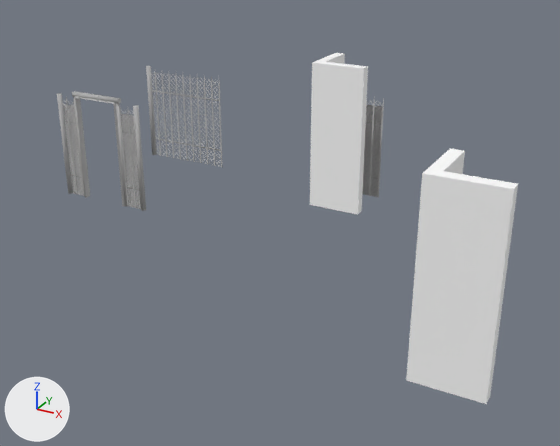
A saved change to the Blender file LibBuilding.blend.
Camera for both pictures: a 50 mm camera at (6.66, -14.69, 6.22) aimed at (0.21, -2.95, 0.36). Arrows for +X, +Y and +Z are at lower left; the lights stay in place. The same objects are shown in both versions, whatever each file hides.

The first picture shows 'Fence1Mesh', 'Fence2Mesh', 'FenceCorner1Mesh', 'FenceCorner2Collision', 'FenceDoor1Mesh', 'FenceDoor2Collision', 'FenceDoor2Mesh', 'WallCorner2', 'WallCorner3'.
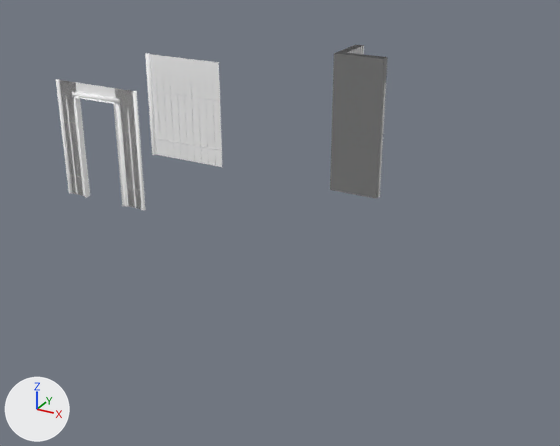
What changed in the scene script:
```text
Change me_fence1mesh:
    used by ob_fence1mesh; parent = ob_fence1; location = (-0.0247, 0.0, 1.099)
    remove me_fence1mesh.from_pydata(...)  # 316 vertices, 83 faces; spans x -1.05..1.05, y -0.07..0.07, z -1.1..1.1
    remove me_fence1mesh.materials.append(mat_metal)  # grey #b9b9b9
    add me_fence1mesh.from_pydata(...)  # 12 vertices, 6 faces; spans x -1.04..1.04, y -0.07..0.07, z -1.25..1.25
    me_fence1mesh part 1: the loose piece of 8 vertices spanning x -1.05..-0.9, y -0.07..0.07, z -1.1..1.1 is rebuilt with 8 vertices and now spans x -1.04..-0.89, y -0.07..0.07, z -1.25..1.25, in mat_metal1 (white #ffffff)
    me_fence1mesh part 2: the loose piece of 4 vertices spanning x -0.38..1.04, y 0.0, z -0.48..0.99 is rebuilt with 4 vertices and now spans x -0.96..1.04, y 0.0, z -1.25..1.25, in mat_fence1 (white #ffffff)
    me_fence1mesh part 3: 76 loose pieces with 304 vertices, spanning x -1.0..1.05, y 0.0, z -1.1..1.0, are deleted
    me_fence1mesh part 4: the surface is now shaded smooth
    add me_fence1mesh.materials.append(mat_metal1)  # white #ffffff
    add me_fence1mesh.materials.append(mat_fence1)  # white #ffffff
Change me_fencecorner1mesh:
    used by ob_fencecorner1mesh; parent = ob_fencecorner1; location = (0.509, 0.471, 1.099)
    remove me_fencecorner1mesh.from_pydata(...)  # 404 vertices, 129 faces; spans x -0.58..0.51, y -0.52..0.6, z -1.1..1.1
    remove me_fencecorner1mesh.materials.append(mat_metal)  # grey #b9b9b9
    add me_fencecorner1mesh.from_pydata(...)  # 26 vertices, 13 faces; spans x -0.58..0.53, y -0.52..0.6, z -1.1..1.4
    me_fencecorner1mesh part 5: the loose piece of 6 vertices spanning x -0.51..0.43, y -0.47..0.53, z -1.1..0.92 is rebuilt with 6 vertices and now spans x -0.51..0.53, y -0.47..0.53, z -1.1..1.4, in mat_fence1 (white #ffffff)
    me_fencecorner1mesh part 6: 74 loose pieces with 372 vertices, spanning x -0.52..0.51, y -0.47..0.54, z -1.1..1.0, are deleted
    me_fencecorner1mesh part 7: the surface is now shaded smooth
    add me_fencecorner1mesh.materials.append(mat_metal1)  # white #ffffff
    add me_fencecorner1mesh.materials.append(mat_fence1)  # white #ffffff
Change me_fencedoor1mesh:
    used by ob_fencedoor1mesh; parent = ob_fencedoor1; location = (-0.0247, 0.0, 1.099)
    remove me_fencedoor1mesh.from_pydata(...)  # 432 vertices, 129 faces; spans x -1.05..1.1, y -0.07..0.07, z -1.1..1.2
    add me_fencedoor1mesh.from_pydata(...)  # 52 vertices, 31 faces; spans x -1.03..1.08, y -0.05..0.05, z -1.1..1.4
    me_fencedoor1mesh part 8: the loose piece of 8 vertices spanning x -1.05..-0.9, y -0.07..0.07, z -1.1..1.1 is rebuilt with 8 vertices and now spans x -1.03..-0.92, y -0.05..0.05, z -1.1..1.4, in mat_metal1 (white #ffffff)
    me_fencedoor1mesh part 9: the loose piece of 8 vertices spanning x 0.95..1.1, y -0.07..0.07, z -1.1..1.1 is rebuilt with 8 vertices and now spans x 0.97..1.08, y -0.05..0.05, z -1.1..1.4, in mat_metal1 (white #ffffff)
    me_fencedoor1mesh part 10: 94 loose pieces with 380 vertices, spanning x -1.0..1.05, y 0.0, z -1.1..1.0, are deleted
    me_fencedoor1mesh part 11: 3 vertices moved within x -0.52..0.62, y 0.0, z -1.1; 10 vertices removed from x -0.53..1.04, y 0.0, z -1.1..-0.66; 10 vertices added at x -0.98..1.02, y 0.0, z -1.1..1.4
    me_fencedoor1mesh part 12: 14 faces spanning x -0.58..0.63, y -0.05..0.05, z -1.1..1.2 switch from mat_metal (grey #b9b9b9) to mat_metal1 (white #ffffff)
    add me_fencedoor1mesh.materials.append(mat_fence1)  # white #ffffff
Change me_fencedoor2mesh:
    where me_fencedoor2mesh.from_pydata(...)  # 80 vertices, 61 faces; spans x -1.03..1.03, y -0.07..0.07, z -1.13..1.13
    remove me_fencedoor2mesh.materials.append(mat_metal)  # grey #b9b9b9
    add me_fencedoor2mesh.materials.append(mat_metal1)  # white #ffffff
Change ob_wallcorner2:
    ob_wallcorner2.location: (4.0, -6.0, 0.0) -> (0.0, 0.0, 0.0)
Change ob_wallcorner3:
    ob_wallcorner3.location: (0.0, -1.0, 0.0) -> (0.0, 0.0, 0.0)
Change ob_fence1mesh:
    ob_fence1mesh.location: (-0.0247, 0.0, 1.099) -> (-0.0354, 0.0, 1.25)
```

Changed parts and their boxes (x1, y1, x2, y2) in the pictures (560 x 446 px; the box of a moved part takes in the faces that stretch with it):
'WallCorner2', moved
    before: (406, 148, 518, 404)
    after: (330, 45, 386, 199)
'WallCorner3', moved
    before: (310, 53, 368, 215)
    after: (334, 45, 388, 186)
'Fence1Mesh', reshaped, moved (13% taller)
    before: (146, 66, 223, 167)
    after: (145, 53, 221, 167)
'FenceDoor1Mesh', reshaped (9% taller)
    before: (57, 91, 146, 211)
    after: (56, 79, 146, 210)
'FenceDoor2Mesh', recoloured
    both: (58, 96, 140, 208)
'FenceCorner1Mesh', reshaped
    before: (363, 100, 382, 197)
    after: (379, 83, 386, 197)
part 1 of me_fence1mesh, rebuilt (8% wider, 14% taller)
    before: (146, 66, 157, 155)
    after: (145, 53, 157, 155)
part 2 of me_fence1mesh, rebuilt (44% wider, 78% taller)
    before: (170, 75, 219, 138)
    after: (150, 54, 221, 167)
part 3 of me_fence1mesh, deleted
    before: (151, 72, 223, 167)
part 5 of me_fencecorner1mesh, rebuilt (not visible before)
    after: (379, 83, 386, 197)
part 6 of me_fencecorner1mesh, deleted
    before: (363, 100, 382, 197)
part 8 of me_fencedoor1mesh, rebuilt
    before: (57, 93, 73, 194)
    after: (56, 79, 72, 193)
part 9 of me_fencedoor1mesh, rebuilt
    before: (133, 105, 146, 211)
    after: (132, 91, 146, 210)
part 10 of me_fencedoor1mesh, deleted
    before: (63, 100, 141, 209)
part 11 of me_fencedoor1mesh, moved or reshaped
    before: (116, 104, 137, 206)
    after: (60, 80, 142, 209)
part 12 of me_fencedoor1mesh, recoloured (grey to white)
    both: (72, 92, 125, 202)
'FenceCorner2Collision', unchanged, covered by the edit
    before: (362, 105, 382, 197)
